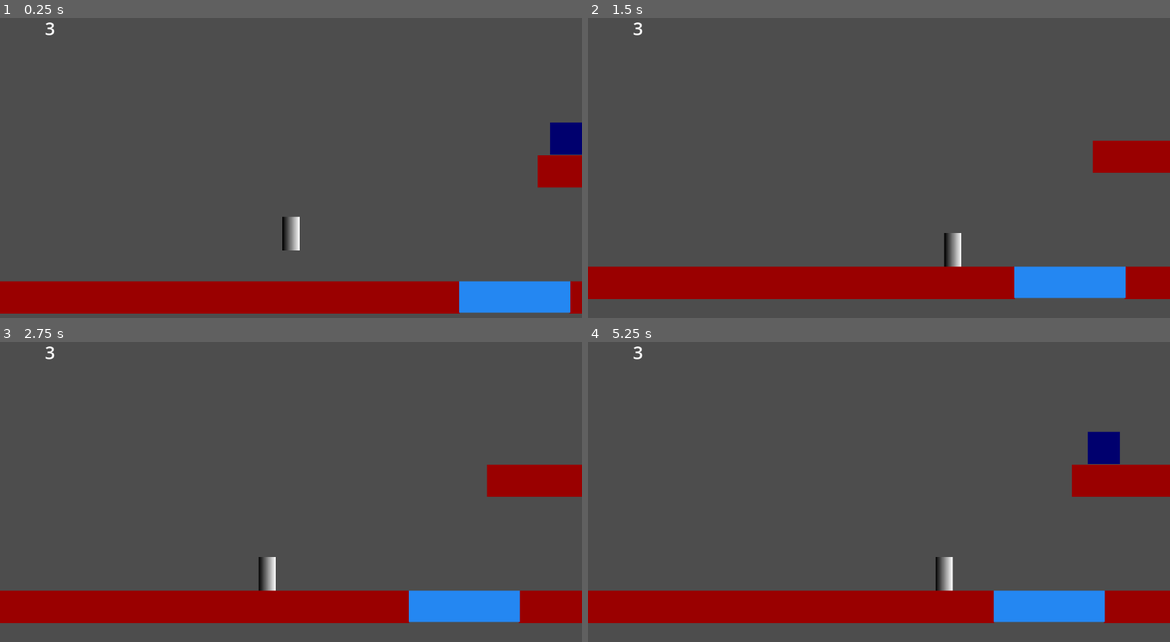
Above: before the commit, frames 1-4 (two rows, left to right).
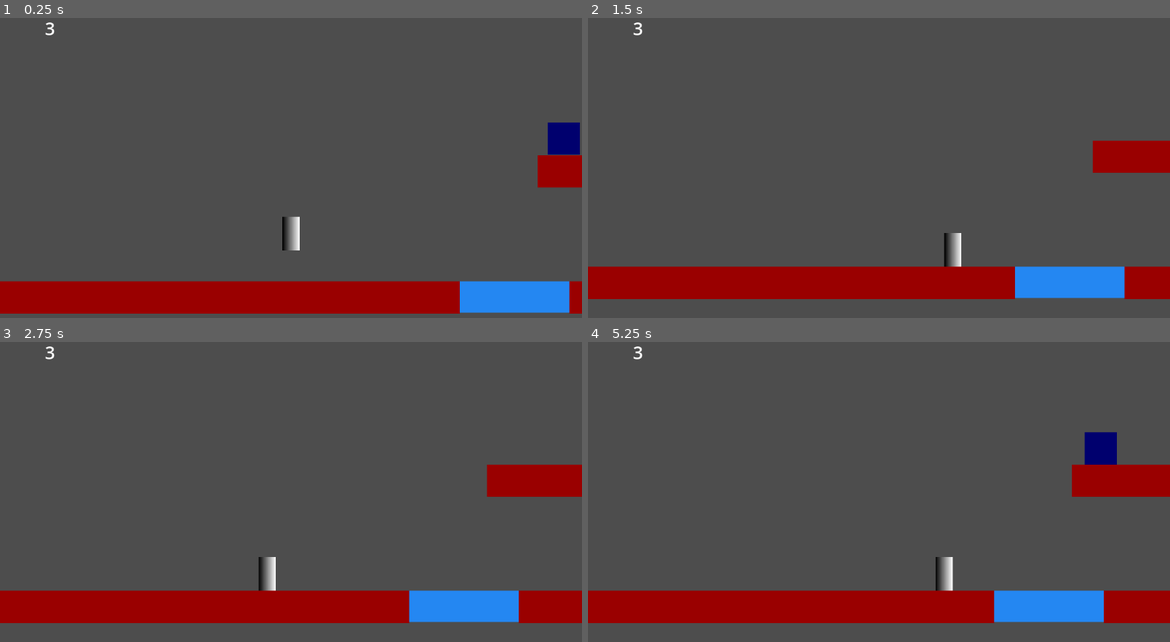
Above: after the commit, the same moments.

Repository: FirstMste/Untitled-Spear-Game
Game: Godot game, scene res://test_world.tscn
Same seed, same stepped clock (60 frames per second), same inputs: the game is played once before the commit and once after it.
Inputs (mouse positions are in pixels of both pictures, inside the frame that each line leads up to):
- Up to frame 1 (0.25 s): no input
- Up to frame 2 (1.5 s): tap Enter at 0.5 s; move the mouse to (1007, 141) at 0.52 s; hold D (MoveRight) 0.53-1.25 s; tap Backspace at 0.6 s; click (1007, 141) at 0.67 s; tap Space (Jump) at 0.77 s; drag from (762, 174) to (1094, 282) at 1.27 s
- Up to frame 3 (2.75 s): move the mouse to (349, 408) at 2.02 s; hold A (MoveLeft) from 2.03 s (still down); tap F at 2.1 s
- Up to frame 4 (5.25 s): release A (MoveLeft) at 2.75 s; drag from (849, 546) to (704, 432) at 2.77 s; tap Space (Jump) at 3.5, 3.77 s; move the mouse to (1053, 531) at 3.52 s; hold D (MoveRight) 3.53-4.25 s; tap Z at 3.6 s; drag from (704, 432) to (791, 399) at 4.27 s; move the mouse to (908, 480) at 5.02 s; hold D (MoveRight) from 5.03 s (still down); tap Delete at 5.1 s; click (908, 480) at 5.17 s

The runs differ from the first frame. In frame 1, 0.1% of the frame differs, in the area x 78-100%, y 34-99%; in frame 2, less than 0.1%; in frame 3, less than 0.1%; in frame 4, 0.2%, in the area x 69-92%, y 30-94%.

Commit message:
couple of little changes.
gravity to enemies.

took a useless await keyword out of checkpoints.

added all floors to a control node to neaten up the test scene.

Diff:
--- a/Untitled-spear-game/Enemies/shield_boy.gd
+++ b/Untitled-spear-game/Enemies/shield_boy.gd
@@ -26,6 +26,12 @@
 		Start_Direction.Right: velocity = Vector2.RIGHT
 
 func _physics_process(delta):
+
+	# gravity just so they sit on the floor properly when placed.
+	if !is_on_floor():
+		velocity.y += gravity * delta
+
+
 	var ledge_Check = !floor_check_left.is_colliding() or !floor_check_right.is_colliding() or wall_checkright.is_colliding() or wall_check_left.is_colliding()
 	Ledge_Check(ledge_Check)
 
--- a/Untitled-spear-game/Enemies/shield_boy.tscn
+++ b/Untitled-spear-game/Enemies/shield_boy.tscn
@@ -19,7 +19,6 @@
 [node name="ShieldBoy" type="CharacterBody2D"]
 collision_layer = 4
 script = ExtResource("1_6mu7y")
-Direction = 1
 
 [node name="Sprite2D" type="Sprite2D" parent="."]
 texture = SubResource("GradientTexture2D_10nvc")
--- a/Untitled-spear-game/Scenes/check_point.gd
+++ b/Untitled-spear-game/Scenes/check_point.gd
@@ -6,7 +6,6 @@
 var SpawnPoint:Vector2
 
 func _ready():
-	await 2
 	SpawnPoint = self.global_position
 
 
--- a/Untitled-spear-game/World.gd
+++ b/Untitled-spear-game/World.gd
@@ -17,6 +17,7 @@
 	# get all checkpoints and connect them to the Respawn function.
 	var All_CheckPoints = get_tree().get_nodes_in_group("CheckPoints")
 
+
 	for Checks in All_CheckPoints:
 		Checks.connect("Check_Reached",Callable(self,"Set_New_Spawn"))
 
@@ -24,6 +25,7 @@
 	if Health > 0:
 		spear_man.global_position = Last_CheckPoint
 	else:
+		# replace this for prompt functionality to ask to restart level.
 		Last_CheckPoint = Start_Point
 		spear_man.global_position = Start_Point
 
--- a/Untitled-spear-game/test_world.tscn
+++ b/Untitled-spear-game/test_world.tscn
@@ -1,9 +1,8 @@
-[gd_scene load_steps=9 format=3 uid="uid://6famcloenqr7"]
+[gd_scene load_steps=8 format=3 uid="uid://6famcloenqr7"]
 
 [ext_resource type="PackedScene" uid="uid://c7gt1ov7ihhjq" path="res://Player/spear_man.tscn" id="1_aix7e"]
 [ext_resource type="Script" path="res://World.gd" id="1_nw3el"]
 [ext_resource type="PackedScene" uid="uid://w6d50jd3gndx" path="res://Scenes/SpikePit.tscn" id="3_gsqkh"]
-[ext_resource type="PackedScene" uid="uid://bynf4mjj430xg" path="res://Scenes/check_point.tscn" id="5_ufbkj"]
 [ext_resource type="PackedScene" uid="uid://cxyhtsr231llp" path="res://Enemies/shield_boy.tscn" id="6_jhcix"]
 
 [sub_resource type="Gradient" id="Gradient_whq7j"]
@@ -19,82 +18,8 @@
 [node name="TestWorld" type="Node2D"]
 script = ExtResource("1_nw3el")
 
-[node name="Sprite2D" type="Sprite2D" parent="."]
-position = Vector2(-111, 608)
-scale = Vector2(18.5625, 1)
-texture = SubResource("GradientTexture2D_27l81")
-metadata/_edit_group_ = true
-
-[node name="StaticBody2D" type="StaticBody2D" parent="Sprite2D"]
-
-[node name="CollisionShape2D" type="CollisionShape2D" parent="Sprite2D/StaticBody2D"]
-position = Vector2(0.107742, -1)
-shape = SubResource("RectangleShape2D_etiwu")
-
 [node name="SpearMan" parent="." instance=ExtResource("1_aix7e")]
 position = Vector2(149, 449)
-
-[node name="Sprite2D2" type="Sprite2D" parent="."]
-position = Vector2(1294, 608)
-scale = Vector2(18.5625, 1)
-texture = SubResource("GradientTexture2D_27l81")
-metadata/_edit_group_ = true
-
-[node name="StaticBody2D" type="StaticBody2D" parent="Sprite2D2"]
-
-[node name="CollisionShape2D" type="CollisionShape2D" parent="Sprite2D2/StaticBody2D"]
-position = Vector2(0.107742, -1)
-shape = SubResource("RectangleShape2D_etiwu")
-
-[node name="Sprite2D5" type="Sprite2D" parent="."]
-position = Vector2(1375, 546)
-scale = Vector2(1.34375, 1)
-texture = SubResource("GradientTexture2D_27l81")
-metadata/_edit_group_ = true
-
-[node name="StaticBody2D" type="StaticBody2D" parent="Sprite2D5"]
-
-[node name="CollisionShape2D" type="CollisionShape2D" parent="Sprite2D5/StaticBody2D"]
-position = Vector2(0.107742, -1)
-shape = SubResource("RectangleShape2D_etiwu")
-
-[node name="Sprite2D3" type="Sprite2D" parent="."]
-position = Vector2(855, 358)
-scale = Vector2(6.8125, 1)
-texture = SubResource("GradientTexture2D_27l81")
-metadata/_edit_group_ = true
-
-[node name="StaticBody2D" type="StaticBody2D" parent="Sprite2D3"]
-
-[node name="CollisionShape2D" type="CollisionShape2D" parent="Sprite2D3/StaticBody2D"]
-position = Vector2(0.107742, -1)
-shape = SubResource("RectangleShape2D_etiwu")
-
-[node name="Sprite2D4" type="Sprite2D" parent="."]
-position = Vector2(1167, 512)
-rotation = 1.5708
-scale = Vector2(2.0855, 1)
-texture = SubResource("GradientTexture2D_27l81")
-metadata/_edit_group_ = true
-
-[node name="StaticBody2D" type="StaticBody2D" parent="Sprite2D4"]
-
-[node name="CollisionShape2D" type="CollisionShape2D" parent="Sprite2D4/StaticBody2D"]
-position = Vector2(0.107742, -1)
-shape = SubResource("RectangleShape2D_etiwu")
-
-[node name="Sprite2D6" type="Sprite2D" parent="."]
-position = Vector2(1103, 541)
-rotation = 1.5708
-scale = Vector2(1.125, 1)
-texture = SubResource("GradientTexture2D_27l81")
-metadata/_edit_group_ = true
-
-[node name="StaticBody2D" type="StaticBody2D" parent="Sprite2D6"]
-
-[node name="CollisionShape2D" type="CollisionShape2D" parent="Sprite2D6/StaticBody2D"]
-position = Vector2(0.107742, -1)
-shape = SubResource("RectangleShape2D_etiwu")
 
 [node name="SpikePit2" parent="." instance=ExtResource("3_gsqkh")]
 position = Vector2(592, 607)
@@ -104,11 +29,101 @@
 position = Vector2(1266, 544)
 scale = Vector2(6.635, 3.065)
 
-[node name="CheckPoint2" parent="." instance=ExtResource("5_ufbkj")]
-position = Vector2(936, 529)
-
 [node name="ShieldBoy" parent="." instance=ExtResource("6_jhcix")]
 position = Vector2(682, 293)
+Direction = 1
 
 [node name="ShieldBoy2" parent="." instance=ExtResource("6_jhcix")]
 position = Vector2(1596, 543)
+
+[node name="Floors" type="Control" parent="."]
+layout_mode = 3
+anchors_preset = 0
+offset_right = 40.0
+offset_bottom = 40.0
+
+[node name="Sprite2D" type="Sprite2D" parent="Floors"]
+position = Vector2(-111, 608)
+scale = Vector2(18.5625, 1)
+texture = SubResource("GradientTexture2D_27l81")
+metadata/_edit_group_ = true
+
+[node name="StaticBody2D" type="StaticBody2D" parent="Floors/Sprite2D"]
+
+[node name="CollisionShape2D" type="CollisionShape2D" parent="Floors/Sprite2D/StaticBody2D"]
+position = Vector2(0.107742, -1)
+shape = SubResource("RectangleShape2D_etiwu")
+
+[node name="Sprite2D2" type="Sprite2D" parent="Floors"]
+position = Vector2(1294, 608)
+scale = Vector2(18.5625, 1)
+texture = SubResource("GradientTexture2D_27l81")
+metadata/_edit_group_ = true
+
+[node name="StaticBody2D" type="StaticBody2D" parent="Floors/Sprite2D2"]
+
+[node name="CollisionShape2D" type="CollisionShape2D" parent="Floors/Sprite2D2/StaticBody2D"]
+position = Vector2(0.107742, -1)
+shape = SubResource("RectangleShape2D_etiwu")
+
+[node name="Sprite2D5" type="Sprite2D" parent="Floors"]
+position = Vector2(1375, 546)
+scale = Vector2(1.34375, 1)
+texture = SubResource("GradientTexture2D_27l81")
+metadata/_edit_group_ = true
+
+[node name="StaticBody2D" type="StaticBody2D" parent="Floors/Sprite2D5"]
+
+[node name="CollisionShape2D" type="CollisionShape2D" parent="Floors/Sprite2D5/StaticBody2D"]
+position = Vector2(0.107742, -1)
+shape = SubResource("RectangleShape2D_etiwu")
+
+[node name="Sprite2D7" type="Sprite2D" parent="Floors"]
+position = Vector2(1846, 546)
+scale = Vector2(1.34375, 1)
+texture = SubResource("GradientTexture2D_27l81")
+metadata/_edit_group_ = true
+
+[node name="StaticBody2D" type="StaticBody2D" parent="Floors/Sprite2D7"]
+
+[node name="CollisionShape2D" type="CollisionShape2D" parent="Floors/Sprite2D7/StaticBody2D"]
+position = Vector2(0.107742, -1)
+shape = SubResource("RectangleShape2D_etiwu")
+
+[node name="Sprite2D3" type="Sprite2D" parent="Floors"]
+position = Vector2(855, 358)
+scale = Vector2(6.8125, 1)
+texture = SubResource("GradientTexture2D_27l81")
+metadata/_edit_group_ = true
+
+[node name="StaticBody2D" type="StaticBody2D" parent="Floors/Sprite2D3"]
+
+[node name="CollisionShape2D" type="CollisionShape2D" parent="Floors/Sprite2D3/StaticBody2D"]
+position = Vector2(0.107742, -1)
+shape = SubResource("RectangleShape2D_etiwu")
+
+[node name="Sprite2D4" type="Sprite2D" parent="Floors"]
+position = Vector2(1167, 512)
+rotation = 1.5708
+scale = Vector2(2.0855, 1)
+texture = SubResource("GradientTexture2D_27l81")
+metadata/_edit_group_ = true
+
+[node name="StaticBody2D" type="StaticBody2D" parent="Floors/Sprite2D4"]
+
+[node name="CollisionShape2D" type="CollisionShape2D" parent="Floors/Sprite2D4/StaticBody2D"]
+position = Vector2(0.107742, -1)
+shape = SubResource("RectangleShape2D_etiwu")
+
+[node name="Sprite2D6" type="Sprite2D" parent="Floors"]
+position = Vector2(1103, 541)
+rotation = 1.5708
+scale = Vector2(1.125, 1)
+texture = SubResource("GradientTexture2D_27l81")
+metadata/_edit_group_ = true
+
+[node name="StaticBody2D" type="StaticBody2D" parent="Floors/Sprite2D6"]
+
+[node name="CollisionShape2D" type="CollisionShape2D" parent="Floors/Sprite2D6/StaticBody2D"]
+position = Vector2(0.107742, -1)
+shape = SubResource("RectangleShape2D_etiwu")
